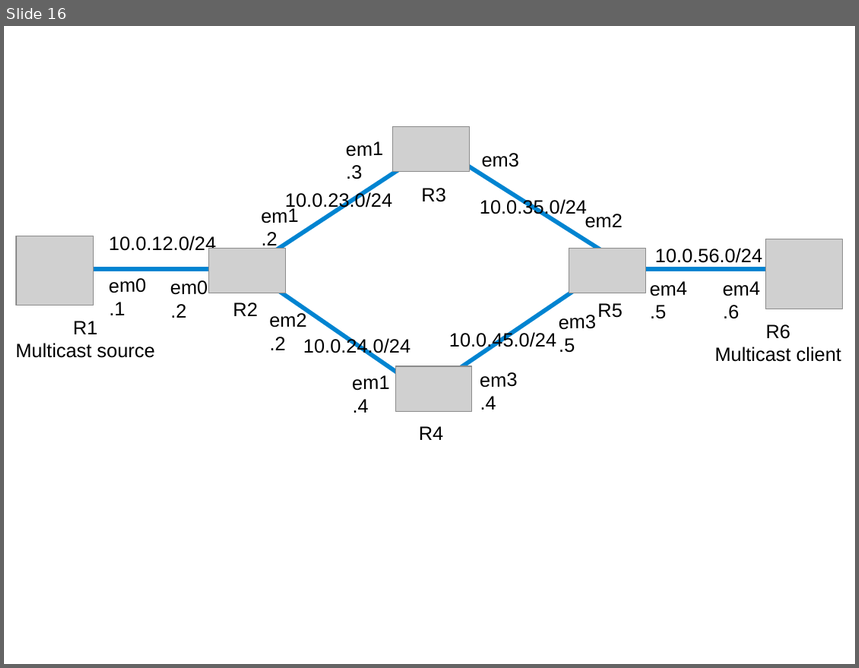
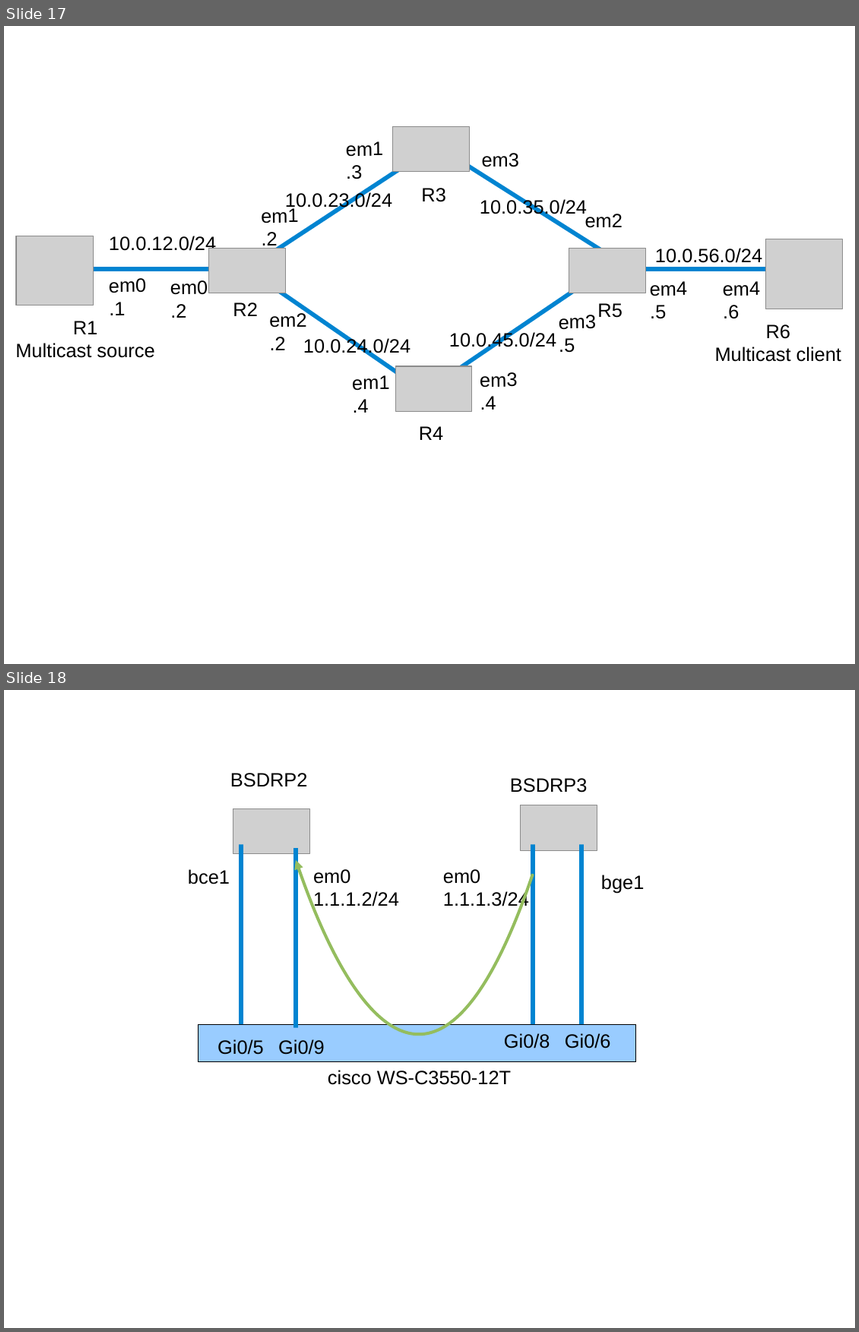
Before and after one commit to ocochard/BSDRP, a slide deck: trunk/docs/labs.examples.odp. Shown one above the other, each under a label of ours: slide 16 before the commit, slides 17 and 18 after it. The pictures are 859x668 and 859x1332 pixels, drawn with LibreOffice and Linux fonts; fonts in the diff are those of the drawing; grey boxes stand for pictures. Boxes give left, top, right and bottom in pixels: in the first picture for what was removed or moved away, otherwise in the second. Text is boxed around its words. In the diff, an @@ line names an element or a change of style, - is before the commit and + after.

```diff
--- a/trunk/docs/labs.examples.odp
+++ b/trunk/docs/labs.examples.odp
@@ slide 18 added at (4,690,855,1328), background #FFFFFF @@
@@ text added at (230,773,308,787), 18 pt, text #000000 @@
+BSDRP2
@@ text added at (510,778,588,793), 18 pt, text #000000 @@
+BSDRP3
@@ picture added at (234,809,310,853) @@
@@ picture added at (521,806,598,850) @@
@@ line added from (241, 844) to (241, 1024), #0084D1 4 pt @@
@@ line added from (296, 848) to (296, 1028), #0084D1 4 pt @@
@@ line added from (533, 844) to (533, 1024), #0084D1 4 pt @@
@@ line added from (582, 844) to (582, 1024), #0084D1 4 pt @@
@@ text added at (188,869,230,885), 18 pt, text #000000 @@
+bce1
@@ freeform shape added at (296,860,533,1024), outline #94BD5E 2.83 pt @@
@@ text added at (313,869,399,910), 18 pt, text #000000 @@
+em0
+1.1.1.2/24
@@ text added at (443,869,529,910), 18 pt, text #000000 @@
+em0
+1.1.1.3/24
@@ text added at (601,875,644,893), 18 pt, text #000000 @@
+bge1
@@ rectangle added at (199,1024,636,1062), fill #99CCFF, outline #000000 0 pt @@
@@ text added at (218,1040,264,1055), 18 pt, text #000000 @@
+Gi0/5
@@ text added at (278,1040,325,1055), 18 pt, text #000000 @@
+Gi0/9
@@ text added at (504,1034,550,1049), 18 pt, text #000000 @@
+Gi0/8
@@ text added at (565,1034,611,1049), 18 pt, text #000000 @@
+Gi0/6
@@ text added at (328,1070,511,1085), 18 pt, text #000000 @@
+cisco WS-C3550-12T
@@ what was slide 16 is now slide 17 @@
```
Also in this commit, not shown: 4 slides changed, 1 other slide added, 5 other files.
